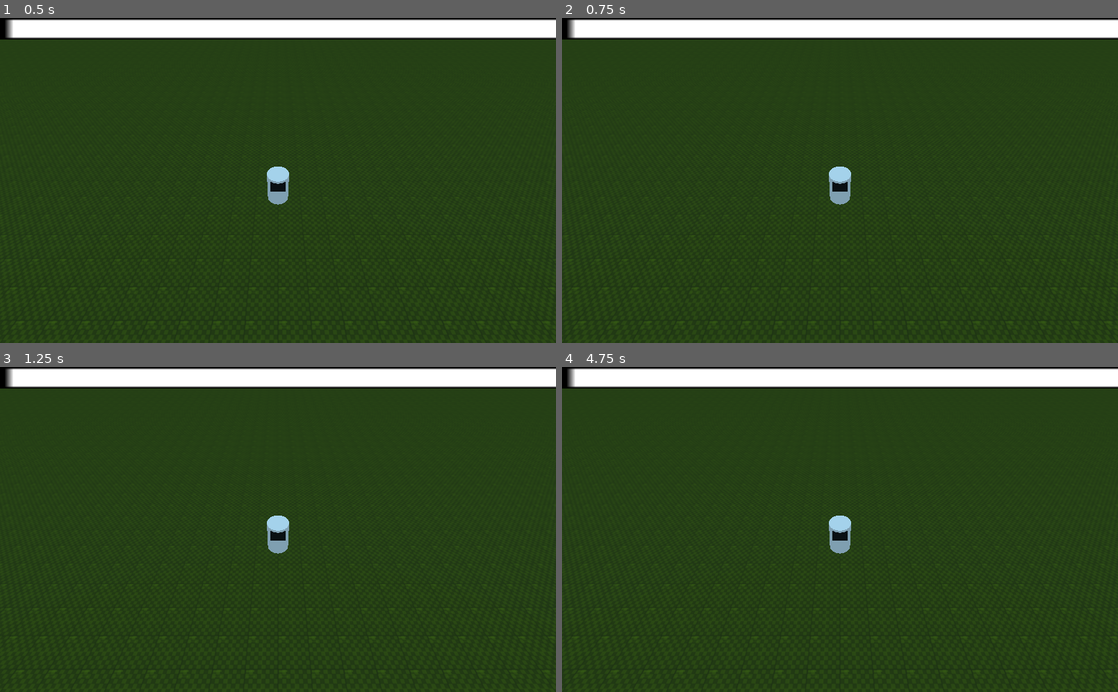
Above: before the commit, frames 1-4 (two rows, left to right).
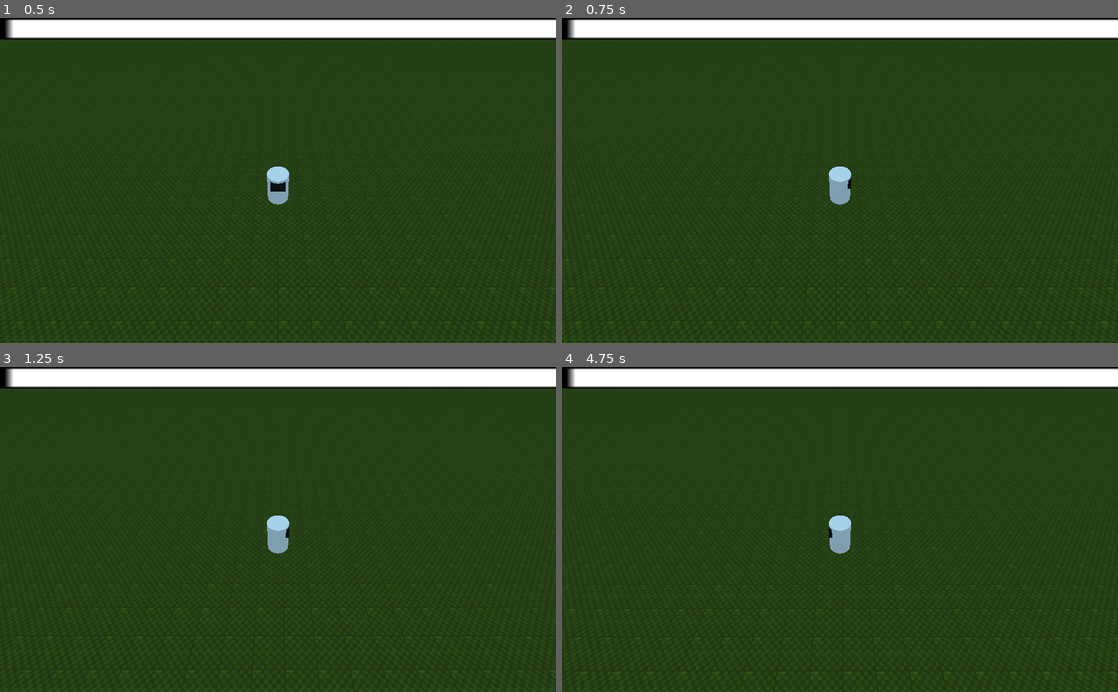
Above: after the commit, the same moments.

Repository: nwallenfang/emberguard
Game: Godot game, scene res://Prototyping/TestLevel.tscn
The game is run twice, just before and just after one commit, with the same random seed, the same clock (stepped at 60 frames per second) and the same inputs. Before the commit the project has no main scene; this scene is started directly in both runs.
Inputs:
- Up to frame 1 (0.5 s): no input
- Up to frame 2 (0.75 s): tap Enter at 0.5 s; hold D (move_right, bound only after the commit) from 0.53 s (still down)
- Up to frame 3 (1.25 s): keep holding D (move_right, bound only after the commit)
- Up to frame 4 (4.75 s): release D (move_right, bound only after the commit) at 1.28 s; hold S (move_back, bound only after the commit) 1.28-2.03 s; hold D (move_right, bound only after the commit) 2.03-2.78 s; hold W (move_forward, bound only after the commit) 2.78-3.53 s; hold A (move_left, bound only after the commit) from 3.53 s (still down)

Frame 1 is identical in both runs. In frame 2, 0.2% of the frame differs, in the area x 0-100%, y 47-95%; in frame 3, 0.2%; in frame 4, 0.4%, in the area x 1-100%, y 47-96%.

Commit message:
Drecks Godot Reload kacke

Diff:
--- a/project.godot
+++ b/project.godot
@@ -27,7 +27,35 @@
 [application]
 
 config/name="Emberguard"
+run/main_scene="res://Prototyping/TestLevel.tscn"
 config/icon="res://icon.png"
+
+[input]
+
+move_right={
+"deadzone": 0.5,
+"events": [ Object(InputEventKey,"resource_local_to_scene":false,"resource_name":"","device":0,"alt":false,"shift":false,"control":false,"meta":false,"command":false,"pressed":false,"scancode":0,"physical_scancode":68,"unicode":0,"echo":false,"script":null)
+, Object(InputEventJoypadMotion,"resource_local_to_scene":false,"resource_name":"","device":0,"axis":0,"axis_value":1.0,"script":null)
+ ]
+}
+move_left={
+"deadzone": 0.5,
+"events": [ Object(InputEventKey,"resource_local_to_scene":false,"resource_name":"","device":0,"alt":false,"shift":false,"control":false,"meta":false,"command":false,"pressed":false,"scancode":0,"physical_scancode":65,"unicode":0,"echo":false,"script":null)
+, Object(InputEventJoypadMotion,"resource_local_to_scene":false,"resource_name":"","device":0,"axis":0,"axis_value":-1.0,"script":null)
+ ]
+}
+move_forward={
+"deadzone": 0.5,
+"events": [ Object(InputEventKey,"resource_local_to_scene":false,"resource_name":"","device":0,"alt":false,"shift":false,"control":false,"meta":false,"command":false,"pressed":false,"scancode":0,"physical_scancode":87,"unicode":0,"echo":false,"script":null)
+, Object(InputEventJoypadMotion,"resource_local_to_scene":false,"resource_name":"","device":0,"axis":1,"axis_value":-1.0,"script":null)
+ ]
+}
+move_back={
+"deadzone": 0.5,
+"events": [ Object(InputEventKey,"resource_local_to_scene":false,"resource_name":"","device":0,"alt":false,"shift":false,"control":false,"meta":false,"command":false,"pressed":false,"scancode":0,"physical_scancode":83,"unicode":0,"echo":false,"script":null)
+, Object(InputEventJoypadMotion,"resource_local_to_scene":false,"resource_name":"","device":0,"axis":1,"axis_value":1.0,"script":null)
+ ]
+}
 
 [physics]
 
